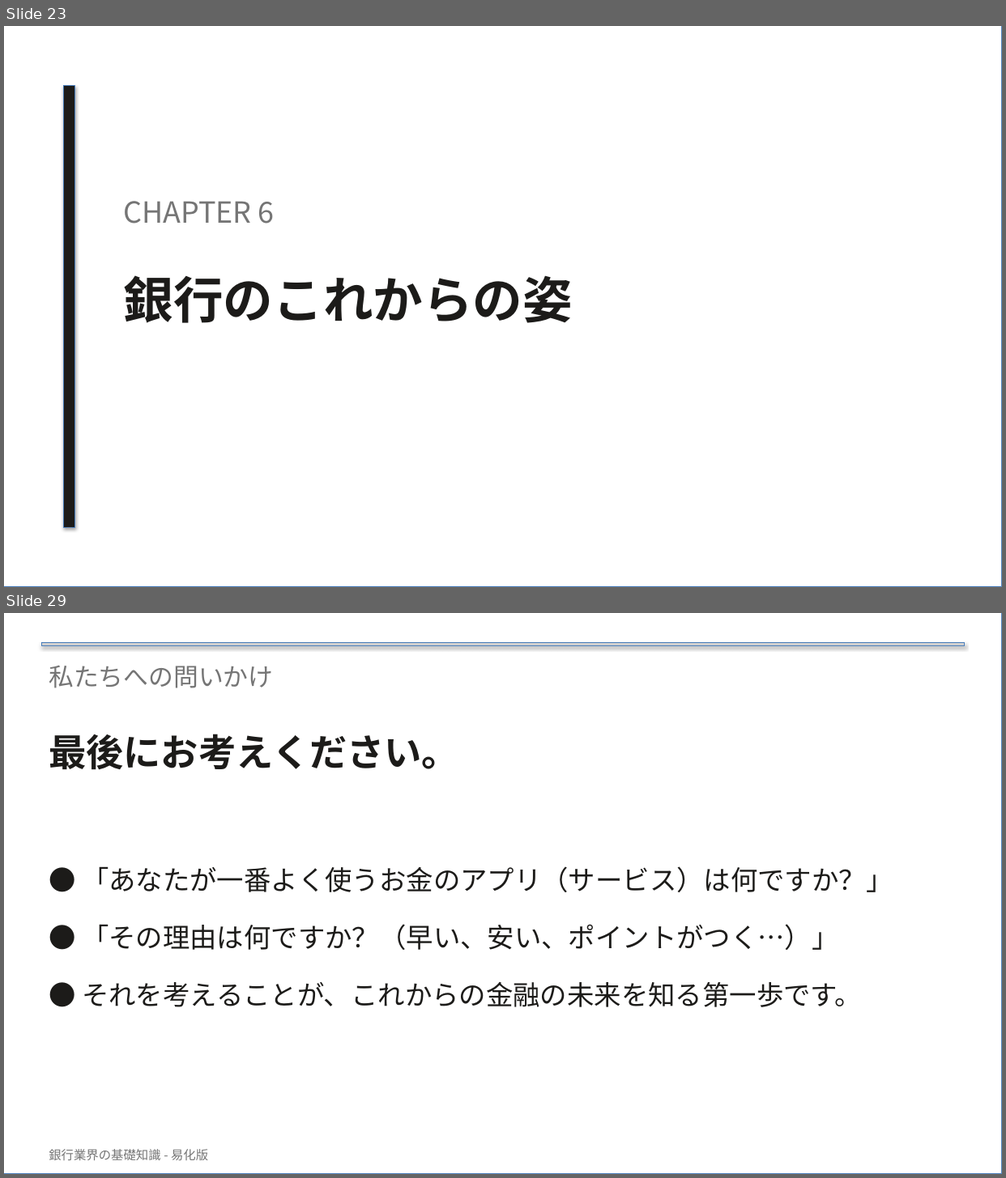
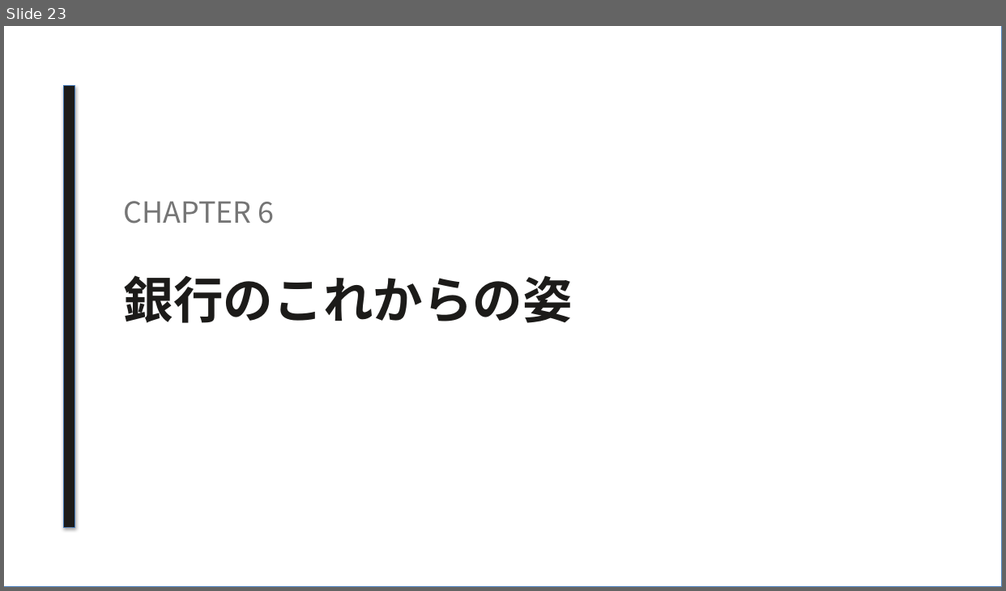
Before and after one commit to xilicrysta/bank-pptx, a slide deck: bank-normal/bank_normal_presentation.pptx. Shown one above the other, each under a label of ours: slides 23 and 29 before the commit, slide 23 after it; the slides between them are not shown. The pictures are 1006x1178 and 1006x591 pixels, drawn with LibreOffice and Linux fonts; fonts in the diff are those of the drawing. Boxes give left, top, right and bottom in pixels: in the first picture for what was removed or moved away, otherwise in the second. Text is boxed around its words. In the diff, an @@ line names an element or a change of style, - is before the commit and + after.

Commit message:
Fix UI sizing and layout, simplify problems text, remove footer and question slide (n)

```diff
--- a/bank-normal/bank_normal_presentation.pptx
+++ b/bank-normal/bank_normal_presentation.pptx
@@ slide 29 removed at (4, 613, 1002, 1174), background #FFFFFF @@
@@ rectangle removed at (4, 613, 1002, 1174) @@
@@ rectangle removed at (41, 643, 965, 646) @@
@@ text removed at (49, 665, 273, 688) @@
-私たちへの問いかけ
@@ text removed at (49, 734, 459, 770) @@
-最後にお考えください。
@@ text removed at (82, 867, 893, 1007) @@
-● 「あなたが一番よく使うお金のアプリ（サービス）は何ですか？」
-● 「その理由は何ですか？（早い、安い、ポイントがつく…）」
-● それを考えることが、これからの金融の未来を知る第一歩です。
@@ text removed at (49, 1149, 208, 1161) @@
-銀行業界の基礎知識 - 易化版
```
Also in this commit, not shown: 21 slides changed, 1 other file.
